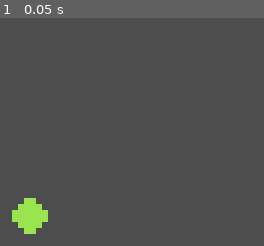
Above: before the commit, frame 1.
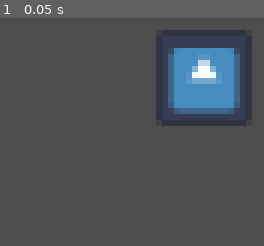
Above: after the commit, the same moment.

Repository: kennethbchen/Bullet-Journal-Game
Game: Godot game, scene res://Game.tscn
Same seed, same stepped clock (60 frames per second), same inputs: the game is played once before the commit and once after it. The engine's default icon, where the game draws it, is replaced by a stand-in: a white triangle on a blue panel in a dark square.
Inputs:
- Up to frame 1 (0.05 s): no input

The runs differ from the first frame. In frame 1, 13% of the frame differs, in the area x 4-96%, y 5-95%.

Commit message:
Implemented player bouncing off of projectiles using move_and_collide

Diff:
--- a/Game.tscn
+++ b/Game.tscn
@@ -1,15 +1,20 @@
-[gd_scene load_steps=4 format=3 uid="uid://bxktlf7m5thw"]
+[gd_scene load_steps=7 format=3 uid="uid://bxktlf7m5thw"]
 
 [ext_resource type="Script" path="res://Scripts/Player.gd" id="1_46845"]
 [ext_resource type="Texture2D" uid="uid://dylu3cq3lws6h" path="res://Sprites/PlayerHurtbox.png" id="1_jw0vf"]
+[ext_resource type="Script" path="res://MouseInputHandler.gd" id="3_g6vei"]
+[ext_resource type="Texture2D" uid="uid://bke02cu24rhwk" path="res://icon.svg" id="4_wu58r"]
 
 [sub_resource type="CircleShape2D" id="CircleShape2D_d5p4o"]
 radius = 3.0
 
+[sub_resource type="CircleShape2D" id="CircleShape2D_3f8an"]
+
 [node name="Game" type="Node2D"]
 
 [node name="Player" type="CharacterBody2D" parent="."]
-position = Vector2(73, 66)
+position = Vector2(100, 43)
+motion_mode = 1
 script = ExtResource("1_46845")
 
 [node name="HurtboxSprite" type="Sprite2D" parent="Player"]
@@ -17,3 +22,16 @@
 
 [node name="Hurtbox" type="CollisionShape2D" parent="Player"]
 shape = SubResource("CircleShape2D_d5p4o")
+
+[node name="MouseInputHandler" type="Node2D" parent="Player"]
+script = ExtResource("3_g6vei")
+
+[node name="TestProjectile" type="CharacterBody2D" parent="."]
+position = Vector2(102, 43)
+motion_mode = 1
+
+[node name="Sprite2D" type="Sprite2D" parent="TestProjectile"]
+texture = ExtResource("4_wu58r")
+
+[node name="CollisionShape2D" type="CollisionShape2D" parent="TestProjectile"]
+shape = SubResource("CircleShape2D_3f8an")
--- /dev/null
+++ b/MouseInputHandler.gd
@@ -0,0 +1,19 @@
+extends Node2D
+
+class_name MouseInputHandler
+
+var global_mouse_position
+
+# Called when the node enters the scene tree for the first time.
+func _ready():
+	pass # Replace with function body.
+
+func _unhandled_input(event):
+
+	if event is InputEventMouseMotion:
+		global_mouse_position = get_global_mouse_position()
+
+
+# Called every frame. 'delta' is the elapsed time since the previous frame.
+func _process(delta):
+	pass
--- a/Scripts/Player.gd
+++ b/Scripts/Player.gd
@@ -3,33 +3,61 @@
 enum STATE {IDLE, GRABBED, HITSTUN}
 
 @export var max_grab_distance: float = 10
+@export var max_speed: float = 80
+
+@export var hitstun_speed: float = 200
+@export var hitstun_friction: float = 5
+
+@onready var mouse_input: MouseInputHandler = $MouseInputHandler
 
 var current_state = STATE.IDLE
-
 
 func _ready():
 	_change_to_idle()
 
 	pass # Replace with function body.
 
-func _unhandled_input(event):
+func _process(delta):
 
-	if event is InputEventMouseMotion:
+	if current_state == STATE.IDLE:
 
-			if current_state == STATE.IDLE:
-
-				if position.distance_to(get_global_mouse_position()) < max_grab_distance:
+		if position.distance_to(mouse_input.get_global_mouse_position()) < max_grab_distance:
 					_change_to_grabbed()
 
-			if current_state == STATE.GRABBED:
-				position = get_global_mouse_position()
+func _physics_process(delta):
 
+	if current_state == STATE.GRABBED:
 
+		if position.distance_to(mouse_input.get_global_mouse_position()) > 1:
+			velocity = (mouse_input.get_global_mouse_position() - position) * delta * max_speed
+		else:
+			velocity = Vector2.ZERO
 
-func _change_to_grabbed():
-	current_state = STATE.GRABBED
+		var collision = move_and_collide(velocity)
+
+		if collision != null:
+			_change_to_hitstun(collision, delta)
+			print(collision.get_normal())
+
+	if current_state == STATE.HITSTUN:
+
+		if velocity.length() > 1:
+			velocity += -velocity.normalized() * hitstun_friction * delta
+			move_and_collide(velocity)
+		else:
+			velocity = Vector2.ZERO
+			_change_to_idle()
+
 
 func _change_to_idle():
 	current_state = STATE.IDLE
 
 	Input.mouse_mode = Input.MOUSE_MODE_VISIBLE
+
+func _change_to_grabbed():
+	current_state = STATE.GRABBED
+
+func _change_to_hitstun(collision: KinematicCollision2D, delta: float):
+	current_state = STATE.HITSTUN
+
+	velocity = collision.get_normal() * delta * hitstun_speed * velocity.length() * 0.08
